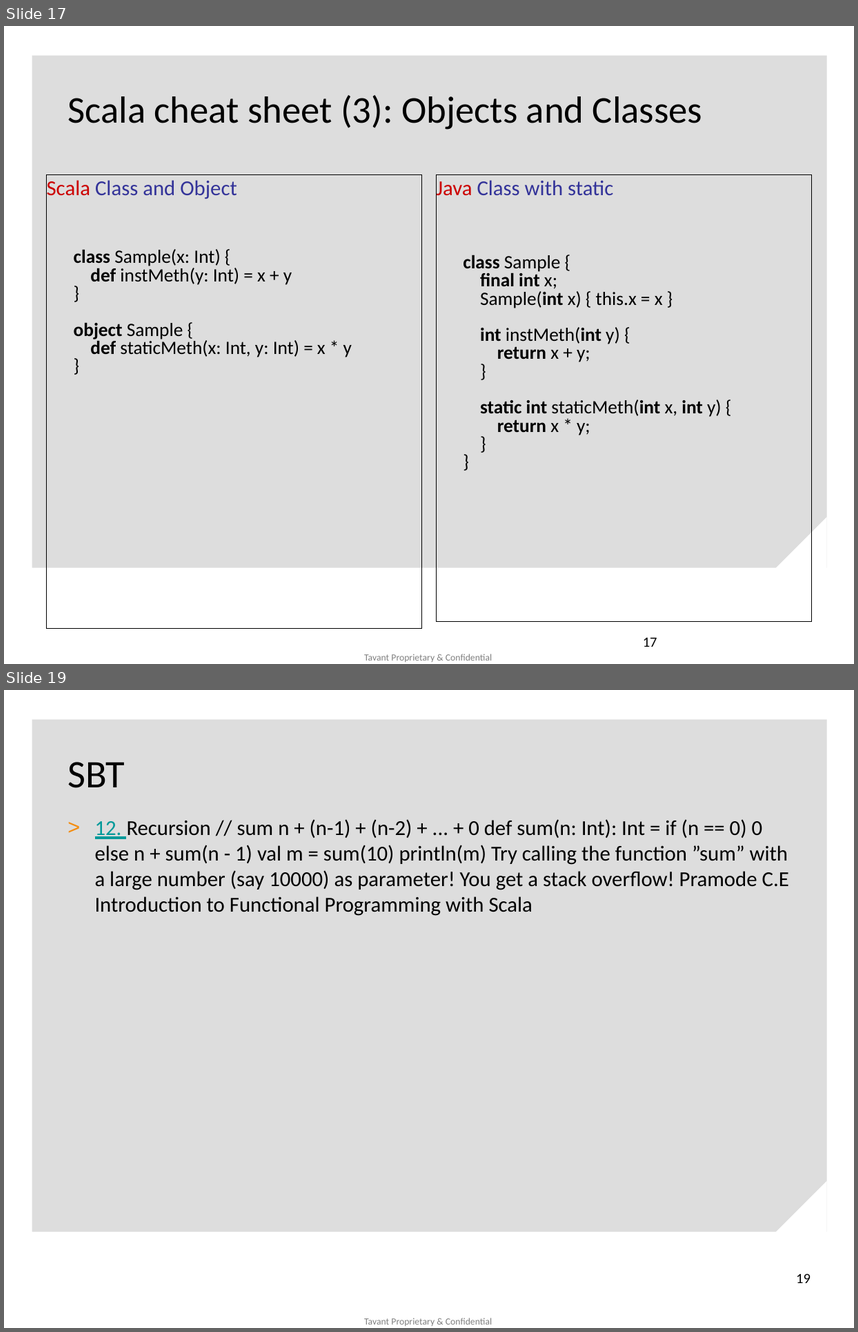
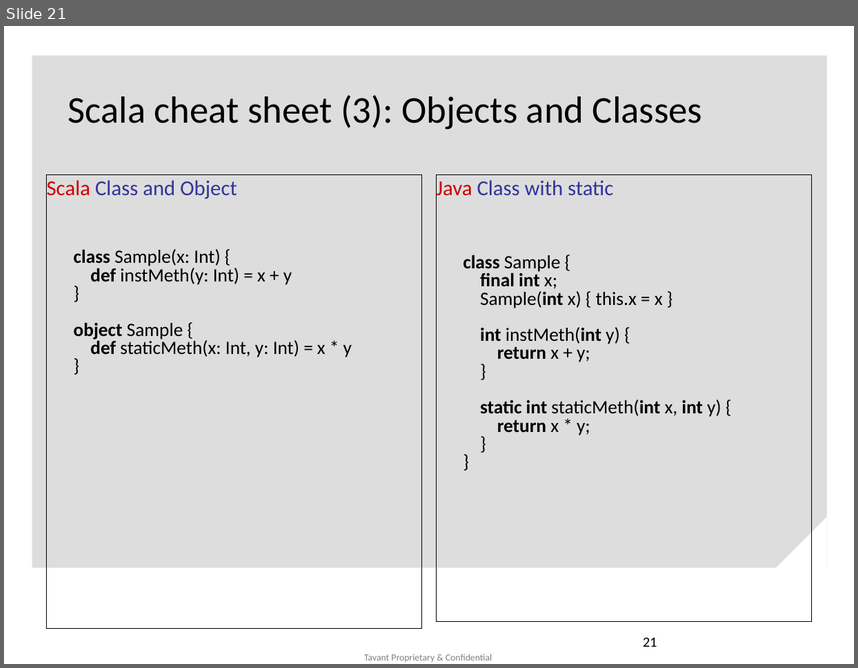
Before and after one commit to jkmishra/scalatest, a slide deck: Why Scala (1).pptx. Shown one above the other, each under a label of ours: slides 17 and 19 before the commit, slide 21 after it; the slides between them are not shown. The pictures are 858x1332 and 858x668 pixels, drawn with LibreOffice and Linux fonts; fonts in the diff are those of the drawing; background and template pictures are left out. Boxes give left, top, right and bottom in pixels: in the first picture for what was removed or moved away, otherwise in the second. Text is boxed around its words. In the diff, an @@ line names an element or a change of style, - is before the commit and + after.

```diff
--- a/Why Scala (1).pptx
+++ b/Why Scala (1).pptx
@@ slide 19 removed at bbox=[4, 690, 854, 1328], background #FFFFFF; not listed: 3 template elements that a slide beside it also shows @@
@@ title removed at bbox=[67, 762, 125, 788] @@
-SBT
@@ text removed at bbox=[95, 819, 789, 916] @@
-> 12. Recursion // sum n + (n-1) + (n-2) + ... + 0 def sum(n: Int): Int = if (n == 0) 0 else n + sum(n - 1) val m = sum(10) println(m) Try calling the function ”sum” with a large number (say 10000) as parameter! You get a stack overﬂow! Pramode C.E Introduction to Functional Programming with Scala
@@ page number removed at bbox=[796, 1273, 811, 1283] @@
-19
@@ what was slide 17 is now slide 21 @@
@@ page number at bbox=[643, 637, 657, 646]: text changed @@
-17
+21
```
Also in this commit, not shown: 1 slide changed, 4 slides added, 4 other slides removed, 9 other files.
